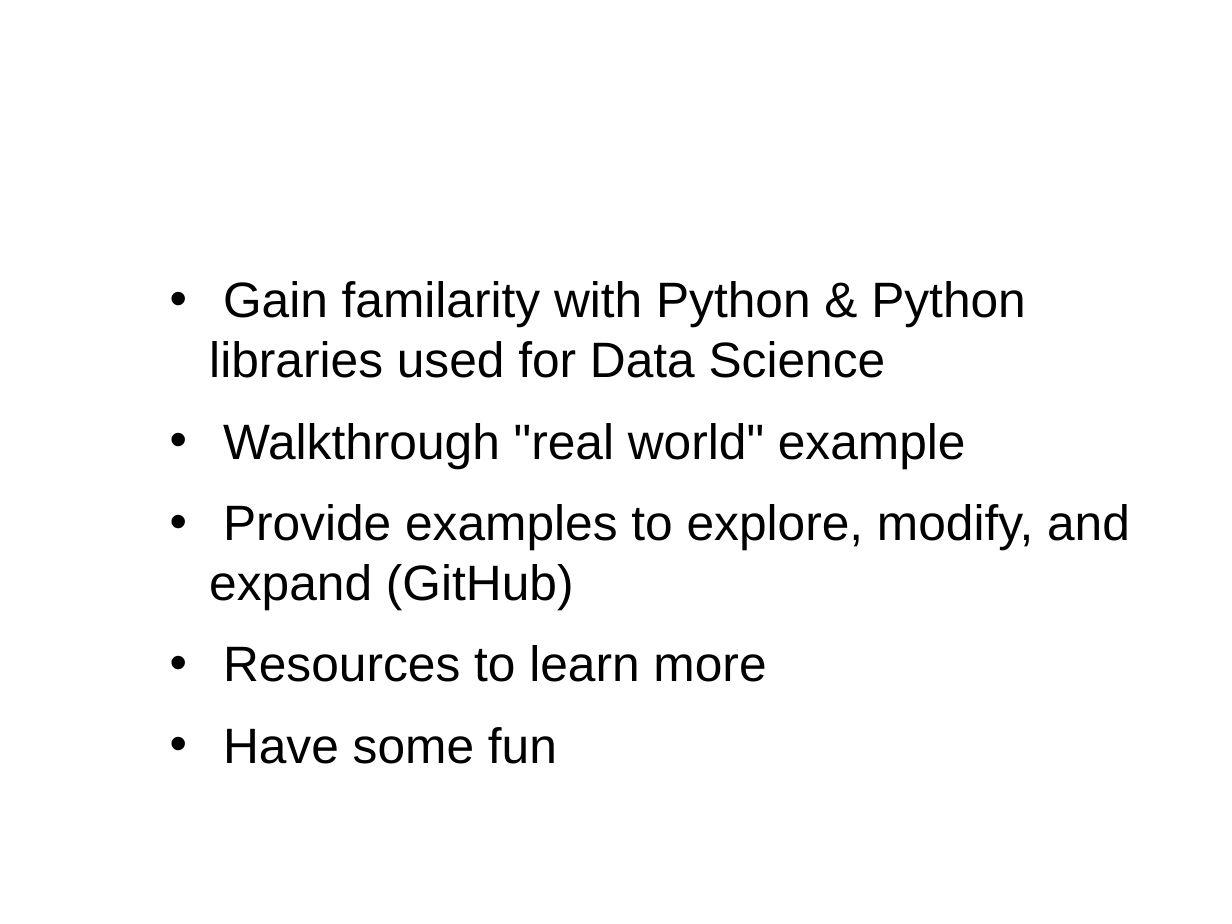
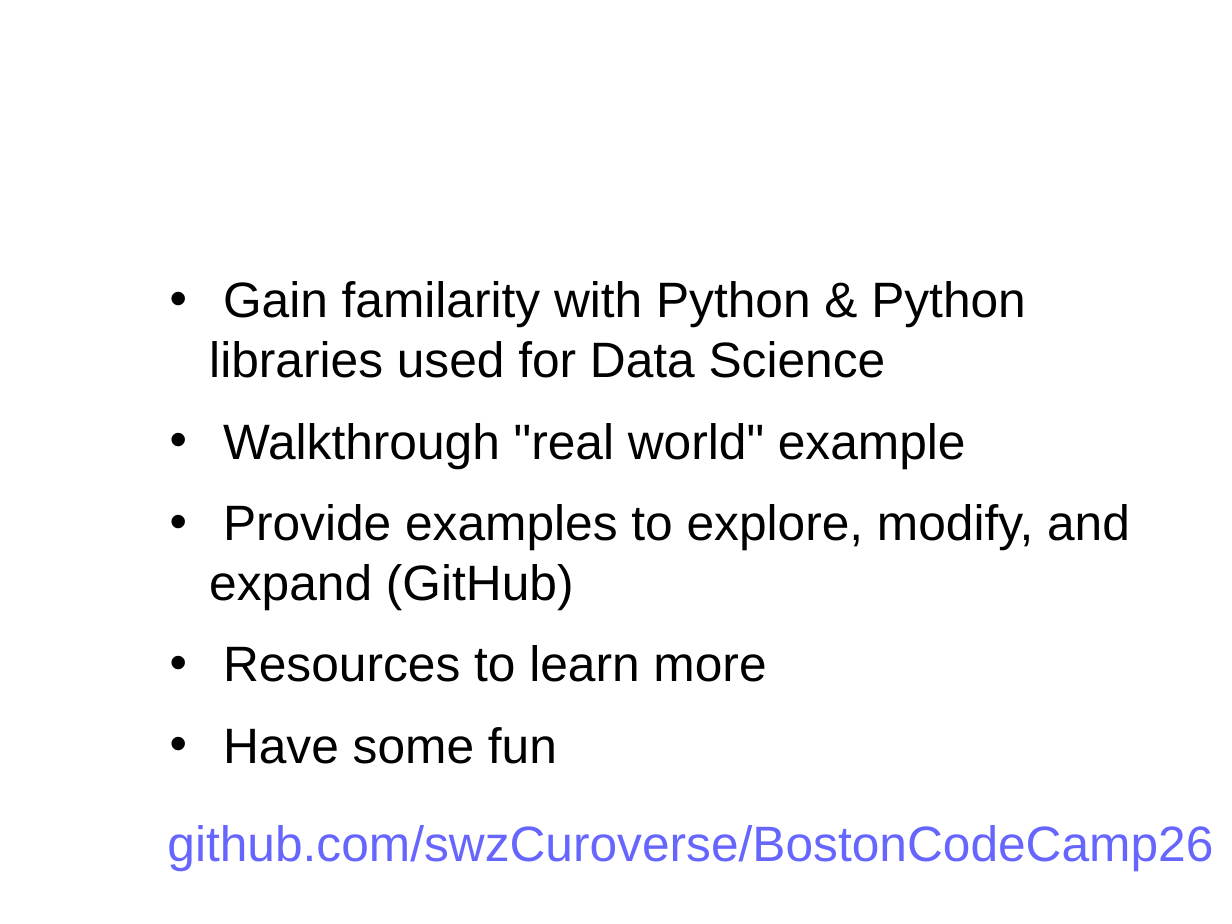
Before and after one commit to swzCuroverse/BostonCodeCamp26, a slide deck: slide 3 of PythonDataScience.odp. Drawn at 1232x924 pixels with LibreOffice and Linux fonts; fonts in the diff are those of the drawing; background and template pictures are left out. Boxes give left, top, right and bottom in pixels: in the first picture for what was removed or moved away, otherwise in the second. Text is boxed around its words. In the diff, an @@ line names an element or a change of style, - is before the commit and + after.

```diff
--- a/PythonDataScience.odp
+++ b/PythonDataScience.odp
@@ text added at [167, 825, 1213, 870], 32 pt, text #6666FF @@
+github.com/swzCuroverse/BostonCodeCamp26
```
Also in this commit, not shown: 3 other slides changed, 2 slides removed, 3 other files.
